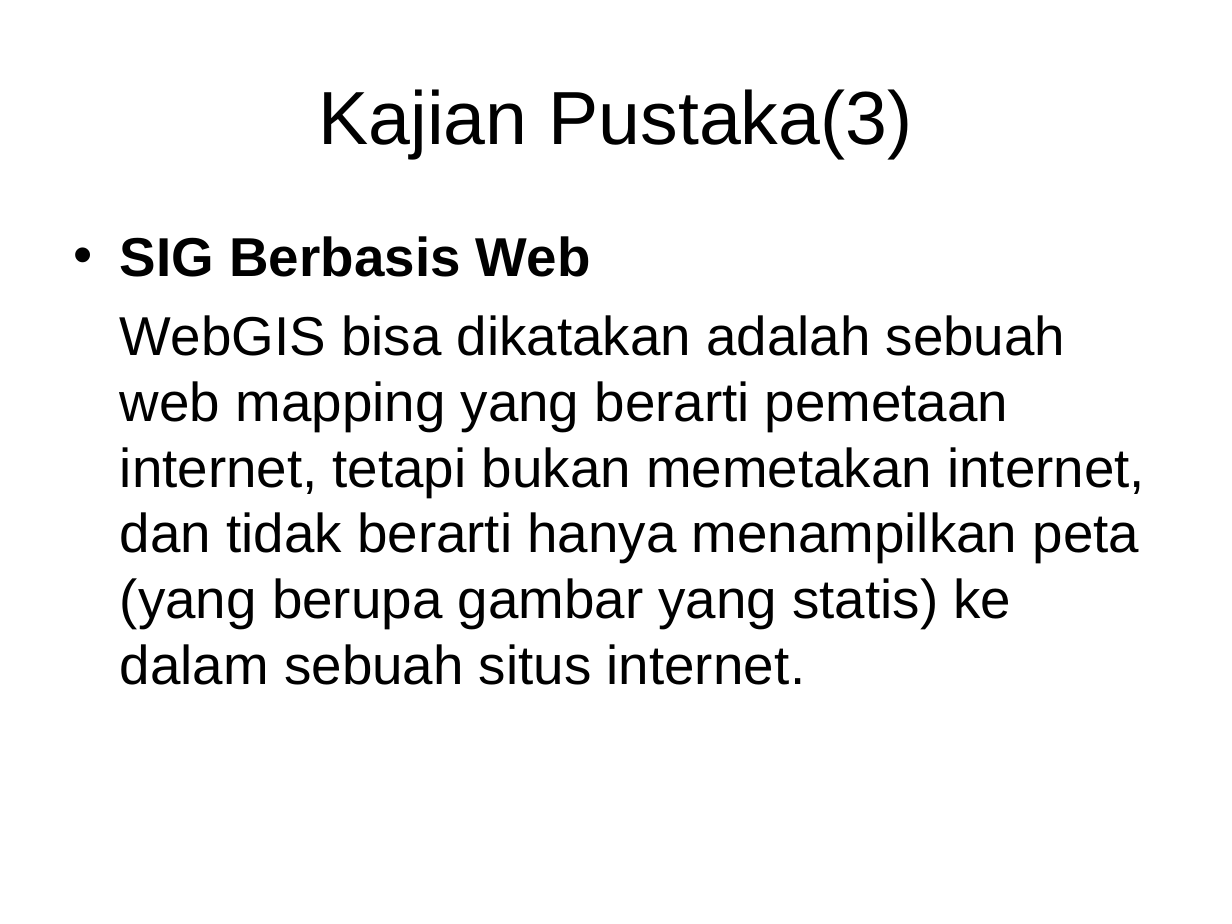
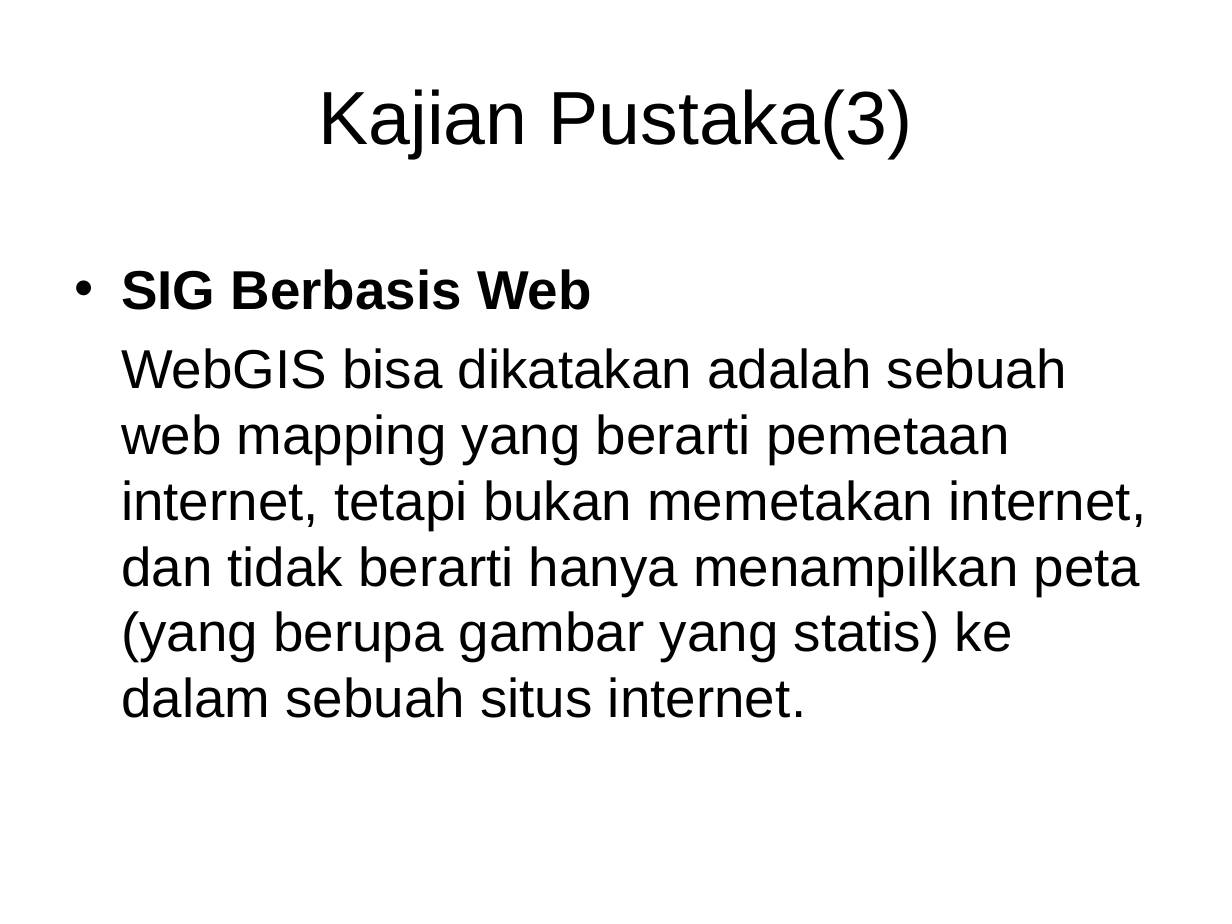
Before and after one commit to haydiru/nothingSpesial, a slide deck: slide 8 of seminar.ppt. Drawn at 1232x924 pixels with LibreOffice and Linux fonts; fonts in the diff are those of the drawing; background and template pictures are left out. Boxes give left, top, right and bottom in pixels: in the first picture for what was removed or moved away, otherwise in the second. Text is boxed around its words. In the diff, an @@ line names an element or a change of style, - is before the commit and + after.

```diff
--- a/seminar.ppt
+++ b/seminar.ppt
@@ text "SIG Berbasis Web": place and size @@
-text "SIG Berbasis Web" at box(120, 236, 1145, 685)
+text "SIG Berbasis Web" at box(121, 269, 1147, 718)
```
Also in this commit, not shown: 8 other slides changed.
